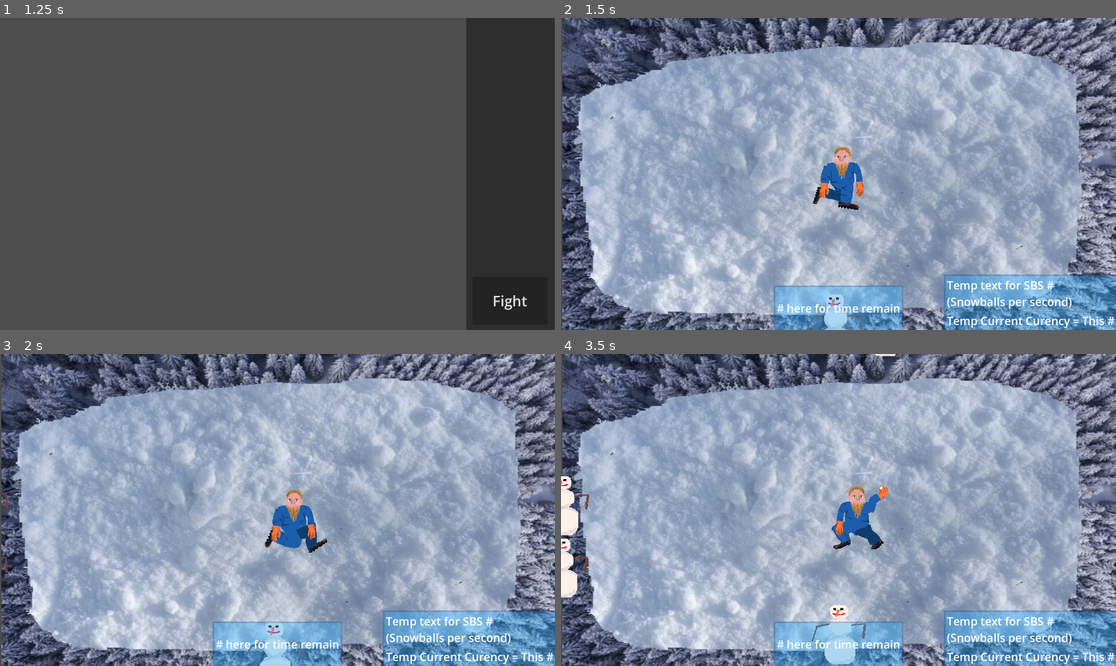
Above: before the commit, frames 1-4 (two rows, left to right).
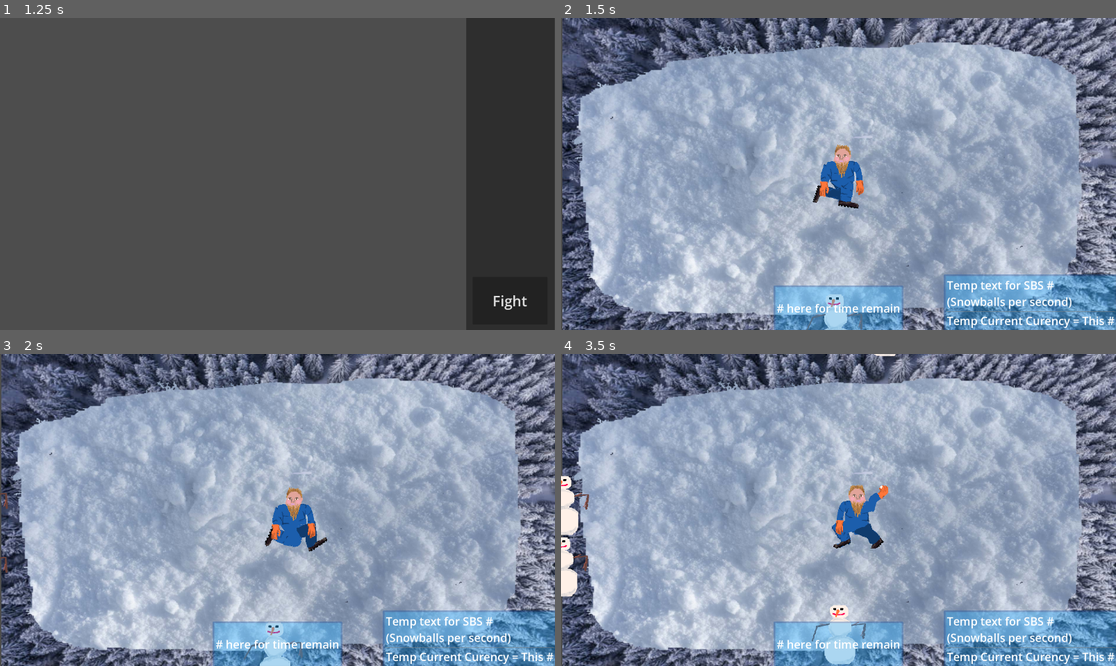
Above: after the commit, the same moments.

Repository: Parker-Vetter/snow-man-brawl
Game: Godot game, scene res://SceneManager/SceneManager.tscn
Same seed, same stepped clock (60 frames per second), same inputs: the game is played once before the commit and once after it.
Inputs (mouse positions are in pixels of both pictures, inside the frame that each line leads up to):
- Up to frame 1 (1.25 s): click "Start game" at 0.5 s
- Up to frame 2 (1.5 s): click "Fight" at 1.25 s
- Up to frame 3 (2 s): no input
- Up to frame 4 (3.5 s): move the mouse to (960, 494) at 2.02 s; click (960, 494) at 2.17 s; move the mouse to (727, 525) at 2.77 s; click (727, 525) at 2.92 s

Frame 1 is identical in both runs. In frame 2, 0.5% of the frame differs, in the area x 45-55%, y 40-62%; in frame 3, 0.4%; in frame 4, 0.5%, in the area x 0-59%, y 38-82%.

Commit message:
Closing the game loop
Return to peggle drop scene on hit

Diff:
--- a/MainGame/Scenes/mainGame.tscn
+++ b/MainGame/Scenes/mainGame.tscn
@@ -2,10 +2,10 @@
 
 [ext_resource type="Script" uid="uid://b4iql8idvn5sl" path="res://MainGame/Scripts/main_game.gd" id="1_2gnak"]
 [ext_resource type="Texture2D" uid="uid://bnptlavybfl6u" path="res://MainGame/Assets/background.png" id="1_bde7d"]
-[ext_resource type="PackedScene" uid="uid://beoigifsn37au" path="res://MainGame/Scenes/player2.tscn" id="2_4bhc6"]
 [ext_resource type="Resource" uid="uid://doschogkwtrua" path="res://SceneManager/GameData/game_data.tres" id="2_dql36"]
 [ext_resource type="Script" uid="uid://dhq2qu3bnbfvx" path="res://MainGame/Scripts/enemy_spawner.gd" id="3_nwsis"]
 [ext_resource type="PackedScene" uid="uid://byo57dlvacb22" path="res://MainGame/Scenes/snowman.tscn" id="4_xuvwu"]
+[ext_resource type="PackedScene" uid="uid://bkrpxviudheek" path="res://MainGame/Scenes/player.tscn" id="6_ov1mn"]
 [ext_resource type="PackedScene" uid="uid://lk1mrp4gwtlw" path="res://MainGame/UI/game_ui.tscn" id="7_ov1mn"]
 
 [node name="MainGame" type="Node2D" unique_id=253206731]
@@ -24,8 +24,8 @@
 
 [node name="EnemySpawnTimer" type="Timer" parent="EnemySpawner" unique_id=1088430609]
 
-[node name="Player" parent="." unique_id=1210048637 instance=ExtResource("2_4bhc6")]
-position = Vector2(960, 544)
+[node name="Player" parent="." unique_id=1210048637 instance=ExtResource("6_ov1mn")]
+position = Vector2(960, 539)
 
 [node name="CanvasLayer" type="CanvasLayer" parent="." unique_id=1088437275]
 
--- a/MainGame/Scenes/player.tscn
+++ b/MainGame/Scenes/player.tscn
@@ -2,6 +2,8 @@
 
 [ext_resource type="Script" uid="uid://dx6v36ecoksvj" path="res://MainGame/Scripts/player.gd" id="1_mta5u"]
 [ext_resource type="Texture2D" uid="uid://drhmw0seqyp60" path="res://MainGame/Assets/player-Sheet.png" id="2_mta5u"]
+[ext_resource type="AudioStream" uid="uid://do1tseo0itg7i" path="res://MainGame/Music/Snowman Attack (V1 - no snow crunching).wav" id="3_kabq0"]
+[ext_resource type="AudioStream" uid="uid://2l83osqxddss" path="res://MainGame/Music/Snowman Attack (V1 - full track).wav" id="4_sfk3o"]
 
 [sub_resource type="AtlasTexture" id="AtlasTexture_nw3ce"]
 atlas = ExtResource("2_mta5u")
@@ -122,7 +124,7 @@
 }]
 
 [sub_resource type="CircleShape2D" id="CircleShape2D_1taep"]
-radius = 57.0
+radius = 52.009613
 
 [sub_resource type="AtlasTexture" id="AtlasTexture_5xoc3"]
 atlas = ExtResource("2_mta5u")
@@ -174,10 +176,19 @@
 "speed": 5.0
 }]
 
+
+[sub_resource type="AudioStreamSynchronized" id="AudioStreamSynchronized_14yb0"]
+stream_count = 2
+stream_0/stream = ExtResource("3_kabq0")
+stream_0/volume = 0.0
+stream_1/stream = ExtResource("4_sfk3o")
+stream_1/volume = -60.0
+
 [sub_resource type="CircleShape2D" id="CircleShape2D_t35mx"]
 radius = 174.59668
 
 [node name="Player" type="CharacterBody2D" unique_id=1210048637]
+collision_mask = 2
 script = ExtResource("1_mta5u")
 
 [node name="Sprite2D" type="AnimatedSprite2D" parent="." unique_id=1482828288]
@@ -206,7 +217,7 @@
 [node name="HitBox" type="Area2D" parent="." unique_id=117249582]
 
 [node name="CollisionPolygon2D" type="CollisionPolygon2D" parent="HitBox" unique_id=1801963861]
-polygon = PackedVector2Array(13, -96, 53, -36, 61, 73, -77, 70, -67, -34, -15, -100)
+polygon = PackedVector2Array(13, -96, 56, -44, 70, 72, -77, 70, -64, -43, -15, -100)
 
 [node name="PickupRadius" type="Area2D" parent="." unique_id=1262773060]
 collision_layer = 0
@@ -215,5 +226,11 @@
 [node name="CollisionShape2D" type="CollisionShape2D" parent="PickupRadius" unique_id=773677693]
 shape = SubResource("CircleShape2D_t35mx")
 
+[connection signal="area_entered" from="HitBox" to="." method="_on_hit_box_area_entered"]
 [connection signal="body_entered" from="HitBox" to="." method="_on_hit_box_body_entered"]
 [connection signal="area_entered" from="PickupRadius" to="." method="_on_pickup_radius_area_entered"]
+
+
+[node name="Music" type="AudioStreamPlayer" parent="." unique_id=1638078482]
+stream = SubResource("AudioStreamSynchronized_14yb0")
+autoplay = true
--- a/MainGame/Scenes/player2.tscn
+++ /dev/null
@@ -1,214 +0,0 @@
-[gd_scene format=3 uid="uid://beoigifsn37au"]
-
-[ext_resource type="Script" uid="uid://dx6v36ecoksvj" path="res://MainGame/Scripts/player.gd" id="1_mta5u"]
-[ext_resource type="Texture2D" uid="uid://drhmw0seqyp60" path="res://MainGame/Assets/player-Sheet.png" id="2_mta5u"]
-[ext_resource type="AudioStream" uid="uid://do1tseo0itg7i" path="res://MainGame/Music/Snowman Attack (V1 - no snow crunching).wav" id="3_kabq0"]
-[ext_resource type="AudioStream" uid="uid://2l83osqxddss" path="res://MainGame/Music/Snowman Attack (V1 - full track).wav" id="4_sfk3o"]
-
-[sub_resource type="AtlasTexture" id="AtlasTexture_nw3ce"]
-atlas = ExtResource("2_mta5u")
-region = Rect2(0, 0, 225, 225)
-
-[sub_resource type="AtlasTexture" id="AtlasTexture_kabq0"]
-atlas = ExtResource("2_mta5u")
-region = Rect2(225, 0, 225, 225)
-
-[sub_resource type="AtlasTexture" id="AtlasTexture_sfk3o"]
-atlas = ExtResource("2_mta5u")
-region = Rect2(450, 0, 225, 225)
-
-[sub_resource type="AtlasTexture" id="AtlasTexture_14yb0"]
-atlas = ExtResource("2_mta5u")
-region = Rect2(675, 0, 225, 225)
-
-[sub_resource type="AtlasTexture" id="AtlasTexture_22ovo"]
-atlas = ExtResource("2_mta5u")
-region = Rect2(900, 0, 225, 225)
-
-[sub_resource type="AtlasTexture" id="AtlasTexture_jcqmh"]
-atlas = ExtResource("2_mta5u")
-region = Rect2(1125, 0, 225, 225)
-
-[sub_resource type="AtlasTexture" id="AtlasTexture_okscp"]
-atlas = ExtResource("2_mta5u")
-region = Rect2(0, 225, 225, 225)
-
-[sub_resource type="AtlasTexture" id="AtlasTexture_ijg7m"]
-atlas = ExtResource("2_mta5u")
-region = Rect2(225, 225, 225, 225)
-
-[sub_resource type="AtlasTexture" id="AtlasTexture_tt2b1"]
-atlas = ExtResource("2_mta5u")
-region = Rect2(450, 225, 225, 225)
-
-[sub_resource type="AtlasTexture" id="AtlasTexture_f7f5n"]
-atlas = ExtResource("2_mta5u")
-region = Rect2(675, 225, 225, 225)
-
-[sub_resource type="AtlasTexture" id="AtlasTexture_dem8q"]
-atlas = ExtResource("2_mta5u")
-region = Rect2(900, 225, 225, 225)
-
-[sub_resource type="AtlasTexture" id="AtlasTexture_0jkyo"]
-atlas = ExtResource("2_mta5u")
-region = Rect2(1125, 225, 225, 225)
-
-[sub_resource type="AtlasTexture" id="AtlasTexture_73i7l"]
-atlas = ExtResource("2_mta5u")
-region = Rect2(0, 450, 225, 225)
-
-[sub_resource type="AtlasTexture" id="AtlasTexture_uddqp"]
-atlas = ExtResource("2_mta5u")
-region = Rect2(225, 450, 225, 225)
-
-[sub_resource type="AtlasTexture" id="AtlasTexture_7o5q4"]
-atlas = ExtResource("2_mta5u")
-region = Rect2(450, 450, 225, 225)
-
-[sub_resource type="SpriteFrames" id="SpriteFrames_5xoc3"]
-animations = [{
-"frames": [{
-"duration": 1.0,
-"texture": SubResource("AtlasTexture_nw3ce")
-}, {
-"duration": 1.0,
-"texture": SubResource("AtlasTexture_kabq0")
-}, {
-"duration": 1.0,
-"texture": SubResource("AtlasTexture_sfk3o")
-}, {
-"duration": 1.0,
-"texture": SubResource("AtlasTexture_14yb0")
-}],
-"loop": true,
-"name": &"idle",
-"speed": 5.0
-}, {
-"frames": [{
-"duration": 1.0,
-"texture": SubResource("AtlasTexture_22ovo")
-}, {
-"duration": 1.0,
-"texture": SubResource("AtlasTexture_jcqmh")
-}, {
-"duration": 1.0,
-"texture": SubResource("AtlasTexture_okscp")
-}, {
-"duration": 1.0,
-"texture": SubResource("AtlasTexture_ijg7m")
-}, {
-"duration": 1.0,
-"texture": SubResource("AtlasTexture_tt2b1")
-}, {
-"duration": 1.0,
-"texture": SubResource("AtlasTexture_f7f5n")
-}, {
-"duration": 1.0,
-"texture": SubResource("AtlasTexture_dem8q")
-}, {
-"duration": 1.0,
-"texture": SubResource("AtlasTexture_0jkyo")
-}, {
-"duration": 1.0,
-"texture": SubResource("AtlasTexture_73i7l")
-}, {
-"duration": 1.0,
-"texture": SubResource("AtlasTexture_uddqp")
-}, {
-"duration": 1.0,
-"texture": SubResource("AtlasTexture_7o5q4")
-}],
-"loop": true,
-"name": &"run",
-"speed": 5.0
-}]
-
-[sub_resource type="CircleShape2D" id="CircleShape2D_1taep"]
-radius = 70.00714
-
-[sub_resource type="AtlasTexture" id="AtlasTexture_5xoc3"]
-atlas = ExtResource("2_mta5u")
-region = Rect2(900, 450, 225, 225)
-
-[sub_resource type="AtlasTexture" id="AtlasTexture_sjqtk"]
-atlas = ExtResource("2_mta5u")
-region = Rect2(1125, 450, 225, 225)
-
-[sub_resource type="AtlasTexture" id="AtlasTexture_ue3cr"]
-atlas = ExtResource("2_mta5u")
-region = Rect2(0, 675, 225, 225)
-
-[sub_resource type="AtlasTexture" id="AtlasTexture_r6624"]
-atlas = ExtResource("2_mta5u")
-region = Rect2(225, 675, 225, 225)
-
-[sub_resource type="AtlasTexture" id="AtlasTexture_kooas"]
-atlas = ExtResource("2_mta5u")
-region = Rect2(450, 675, 225, 225)
-
-[sub_resource type="AtlasTexture" id="AtlasTexture_f3uyv"]
-atlas = ExtResource("2_mta5u")
-region = Rect2(675, 675, 225, 225)
-
-[sub_resource type="SpriteFrames" id="SpriteFrames_f3uyv"]
-animations = [{
-"frames": [{
-"duration": 1.0,
-"texture": SubResource("AtlasTexture_5xoc3")
-}, {
-"duration": 1.0,
-"texture": SubResource("AtlasTexture_sjqtk")
-}, {
-"duration": 1.0,
-"texture": SubResource("AtlasTexture_ue3cr")
-}, {
-"duration": 1.0,
-"texture": SubResource("AtlasTexture_r6624")
-}, {
-"duration": 1.0,
-"texture": SubResource("AtlasTexture_kooas")
-}, {
-"duration": 1.0,
-"texture": SubResource("AtlasTexture_f3uyv")
-}],
-"loop": false,
-"name": &"throw",
-"speed": 5.0
-}]
-
-[sub_resource type="AudioStreamSynchronized" id="AudioStreamSynchronized_14yb0"]
-stream_count = 2
-stream_0/stream = ExtResource("3_kabq0")
-stream_0/volume = 0.0
-stream_1/stream = ExtResource("4_sfk3o")
-stream_1/volume = -60.0
-
-[node name="Player" type="CharacterBody2D" unique_id=1210048637]
-script = ExtResource("1_mta5u")
-
-[node name="Sprite2D" type="AnimatedSprite2D" parent="." unique_id=1482828288]
-sprite_frames = SubResource("SpriteFrames_5xoc3")
-animation = &"run"
-autoplay = "idle"
-frame = 5
-frame_progress = 0.8855903
-speed_scale = 2.0
-
-[node name="CollisionShape2D" type="CollisionShape2D" parent="." unique_id=1313249225]
-position = Vector2(0, -1)
-shape = SubResource("CircleShape2D_1taep")
-
-[node name="BulletOrigin" type="Marker2D" parent="." unique_id=1236531661]
-position = Vector2(50.63, -53.4)
-
-[node name="arm" type="AnimatedSprite2D" parent="." unique_id=1829775417]
-position = Vector2(4.65, 4.86)
-sprite_frames = SubResource("SpriteFrames_f3uyv")
-animation = &"throw"
-frame = 5
-frame_progress = 1.0
-speed_scale = 3.0
-
-[node name="Music" type="AudioStreamPlayer" parent="." unique_id=1638078482]
-stream = SubResource("AudioStreamSynchronized_14yb0")
-autoplay = true
--- a/MainGame/Scenes/snowman.tscn
+++ b/MainGame/Scenes/snowman.tscn
@@ -3,7 +3,7 @@
 [ext_resource type="Script" uid="uid://c6nlovgcwvimh" path="res://MainGame/Scripts/snowman.gd" id="1_71vfe"]
 [ext_resource type="SpriteFrames" uid="uid://mmsh7fp13qnt" path="res://MainGame/Assets/snowman_frames.tres" id="1_ih1tb"]
 
-[node name="Snowman" type="CharacterBody2D" unique_id=15038228]
+[node name="Snowman" type="CharacterBody2D" unique_id=15038228 groups=["enemies"]]
 collision_layer = 2
 collision_mask = 7
 script = ExtResource("1_71vfe")
@@ -15,6 +15,13 @@
 autoplay = "default"
 frame_progress = 0.9642842
 
-[node name="CollisionPolygon2D" type="CollisionPolygon2D" parent="." unique_id=398578801]
+[node name="CollisionPolygon2D" type="CollisionPolygon2D" parent="." unique_id=1635999727]
+position = Vector2(0, -107)
+scale = Vector2(0.985, 0.985)
+polygon = PackedVector2Array(15, 8, 46, 20, 51, 85, 33, 108, -32, 107, -53, 81, -54, 30, -25, 8, -41, -22, -35, -48, -24, -63, -35, -92, -23, -107, 19, -108, 28, -90, 20, -68, 13, -61, 36, -44, 37, -12)
+
+[node name="HitBox" type="Area2D" parent="." unique_id=590184770]
+
+[node name="CollisionPolygon2D" type="CollisionPolygon2D" parent="HitBox" unique_id=398578801]
 position = Vector2(0, -107)
 polygon = PackedVector2Array(15, 8, 46, 20, 51, 85, 33, 108, -32, 107, -53, 81, -54, 30, -25, 8, -41, -22, -35, -48, -24, -63, -35, -92, -23, -107, 19, -108, 28, -90, 20, -68, 13, -61, 36, -44, 37, -12)
--- a/MainGame/Scripts/main_game.gd
+++ b/MainGame/Scripts/main_game.gd
@@ -1,7 +1,8 @@
+class_name MainGame
 extends Node2D
 @export var gameData: GameData
 @onready var scene_manager: SceneManager = get_tree().get_nodes_in_group("SceneManager")[0]
-@onready var peggle_drop: Node2D = get_tree().get_nodes_in_group("PeggleDrop")[0]
+#@onready var peggle_drop: Node2D = get_tree().get_nodes_in_group("PeggleDrop")[0]
 
 
 func load_game_state(new_game_data: GameData):
@@ -9,5 +10,5 @@
 
 
 func switchToPeggleDrop():
-	# scene_manager.switch_scene(peggle_drop, "res://MainGame/Scenes/mainGame.tscn", gameData)
+	scene_manager.switch_scene(self, "res://PeggleDrop/PeggleDrop.tscn", gameData)
 	pass
--- a/MainGame/Scripts/player.gd
+++ b/MainGame/Scripts/player.gd
@@ -3,7 +3,7 @@
 @onready var bulletOrigin: Marker2D = $BulletOrigin
 @onready var sprite: AnimatedSprite2D = $Sprite2D
 @onready var armSprite: AnimatedSprite2D = $arm
-@onready var main: Node2D = $".."
+@onready var main: MainGame = $".."
 
 @onready var projectile = load("res://MainGame/Scenes/projectile.tscn")
 
@@ -101,9 +101,11 @@
 		music1.stream.set_sync_stream_volume(1,0)
 		music1.stream.set_sync_stream_volume(0,-64)
 
-func _on_hit_box_body_entered(body: Node2D) -> void:
-	if body.is_in_group("enemies"):
-		main.switchToPeggleDrop()
+func _on_hit_box_area_entered(area: Area2D) -> void:
+	print("hit group", area.name)
+	if area.name == "HitBox":
+		if area.get_parent().is_in_group("enemies"):
+			main.switchToPeggleDrop()
 
 func _on_pickup_radius_area_entered(area: Area2D) -> void:
 	if area.is_in_group("loot"):
--- a/MainGame/Scripts/snowman.gd
+++ b/MainGame/Scripts/snowman.gd
@@ -14,7 +14,6 @@
 @onready var health: float = maxHealth
 
 func _ready() -> void:
-	add_to_group("enemies")
 	if not player:
 		print("Player not found")
 		return
--- a/PeggleDrop/peggle_drop.gd
+++ b/PeggleDrop/peggle_drop.gd
@@ -12,7 +12,7 @@
 	print(str(game_data.point))
 
 
-func load_game_data(new_game_data: GameData):
+func load_game_sate(new_game_data: GameData):
 	game_data = new_game_data
 
 # Called every frame. 'delta' is the elapsed time since the previous frame.
--- a/SceneManager/scene_manager.gd
+++ b/SceneManager/scene_manager.gd
@@ -7,7 +7,7 @@
 func switch_scene(old_loaded_scene: Node, new_scene: String, game_data: GameData = null):
 	old_loaded_scene.queue_free()
 	var main_scene = load(new_scene).instantiate()
-	if main_scene.has_method("load_game_data") && game_data != null:
+	if main_scene.has_method("load_game_state") && game_data != null:
 		main_scene.load_game_state(game_data)
 	switch_node.add_child.call_deferred(main_scene)
 	await main_scene.ready
